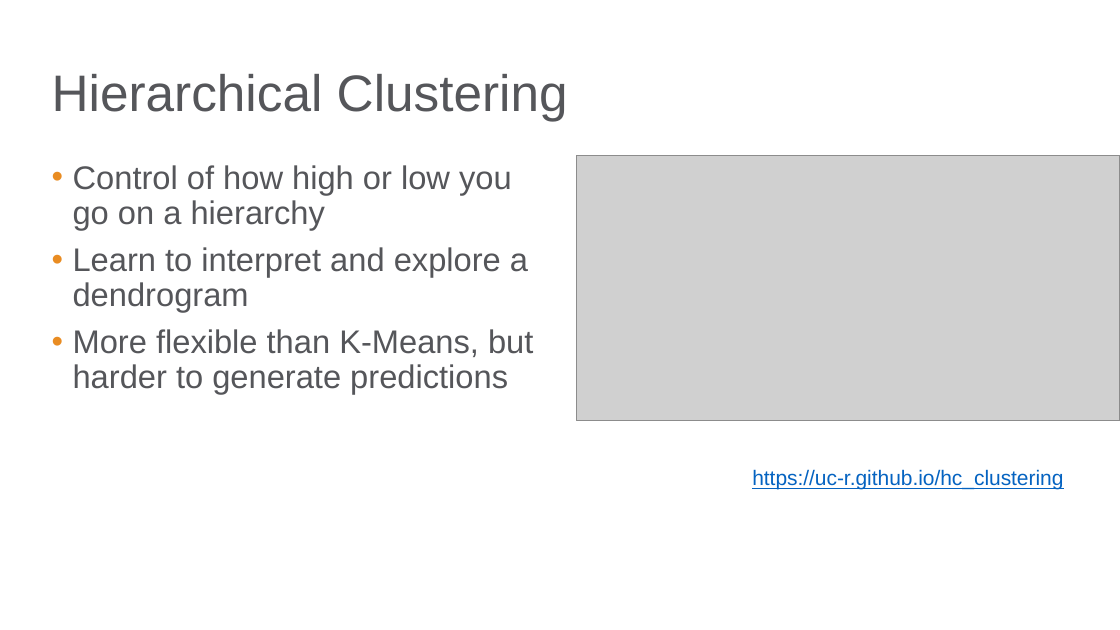
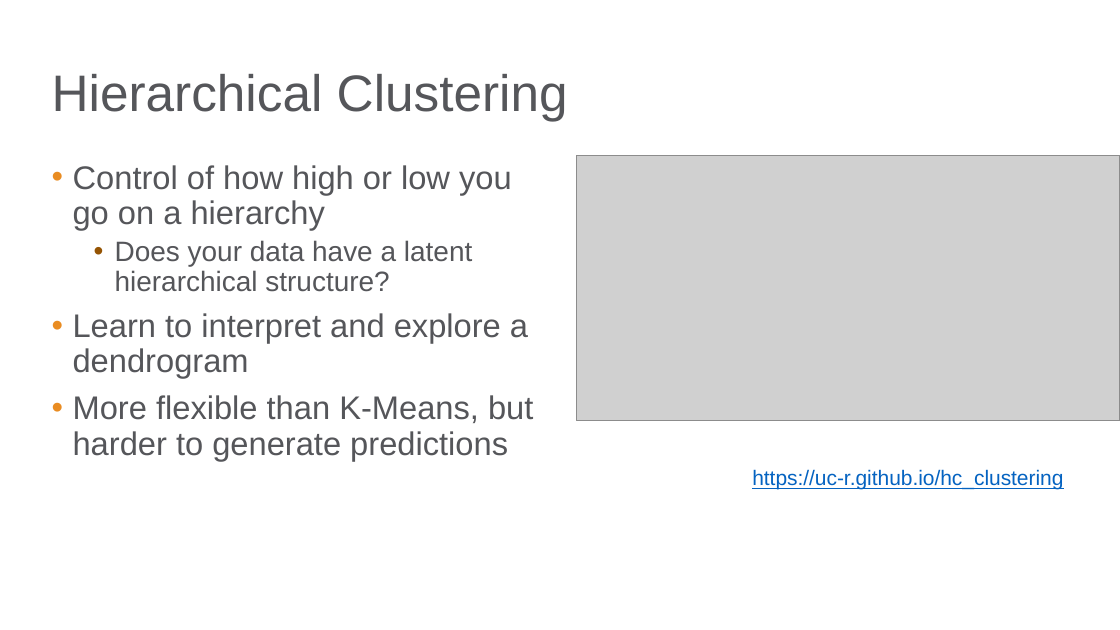
Before and after one commit to bgstieber/APRA-PD-DAS-2019, a slide deck: slide 14 of Generating Insights from Clustering Large Donors - BStieber APRA DAS19.pptx. Drawn at 1120x630 pixels with LibreOffice and Linux fonts; fonts in the diff are those of the drawing; grey boxes stand for pictures; background and template pictures are left out. Boxes give left, top, right and bottom in pixels: in the first picture for what was removed or moved away, otherwise in the second. Text is boxed around its words. In the diff, an @@ line names an element or a change of style, - is before the commit and + after.

```diff
--- a/Generating Insights from Clustering Large Donors - BStieber APRA DAS19.pptx
+++ b/Generating Insights from Clustering Large Donors - BStieber APRA DAS19.pptx
@@ text at (115, 240, 472, 292): paragraph added @@
+  • Does your data have a latent hierarchical structure?
```
Also in this commit, not shown: 3 other slides changed, 3 other files.
